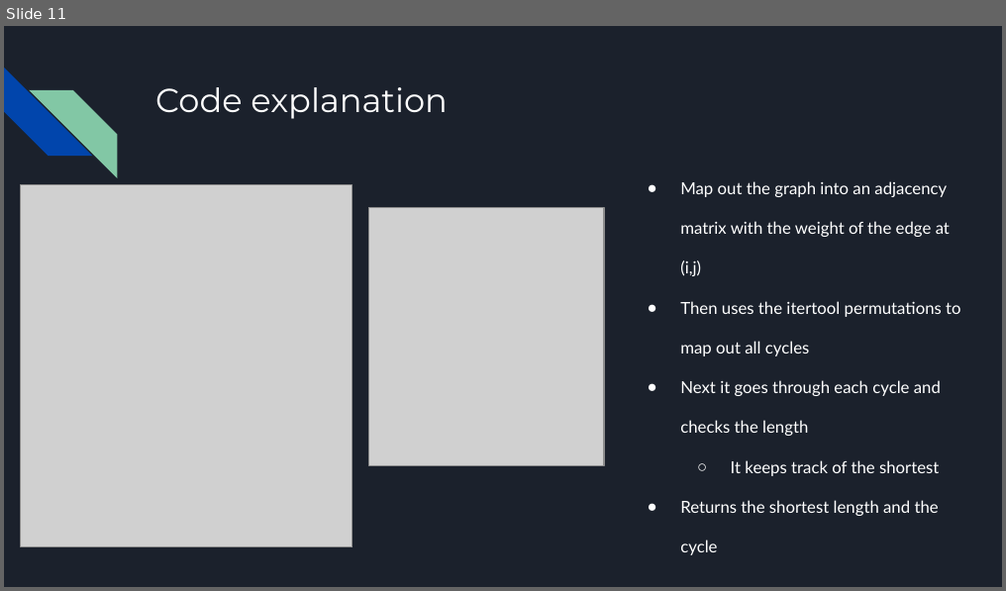
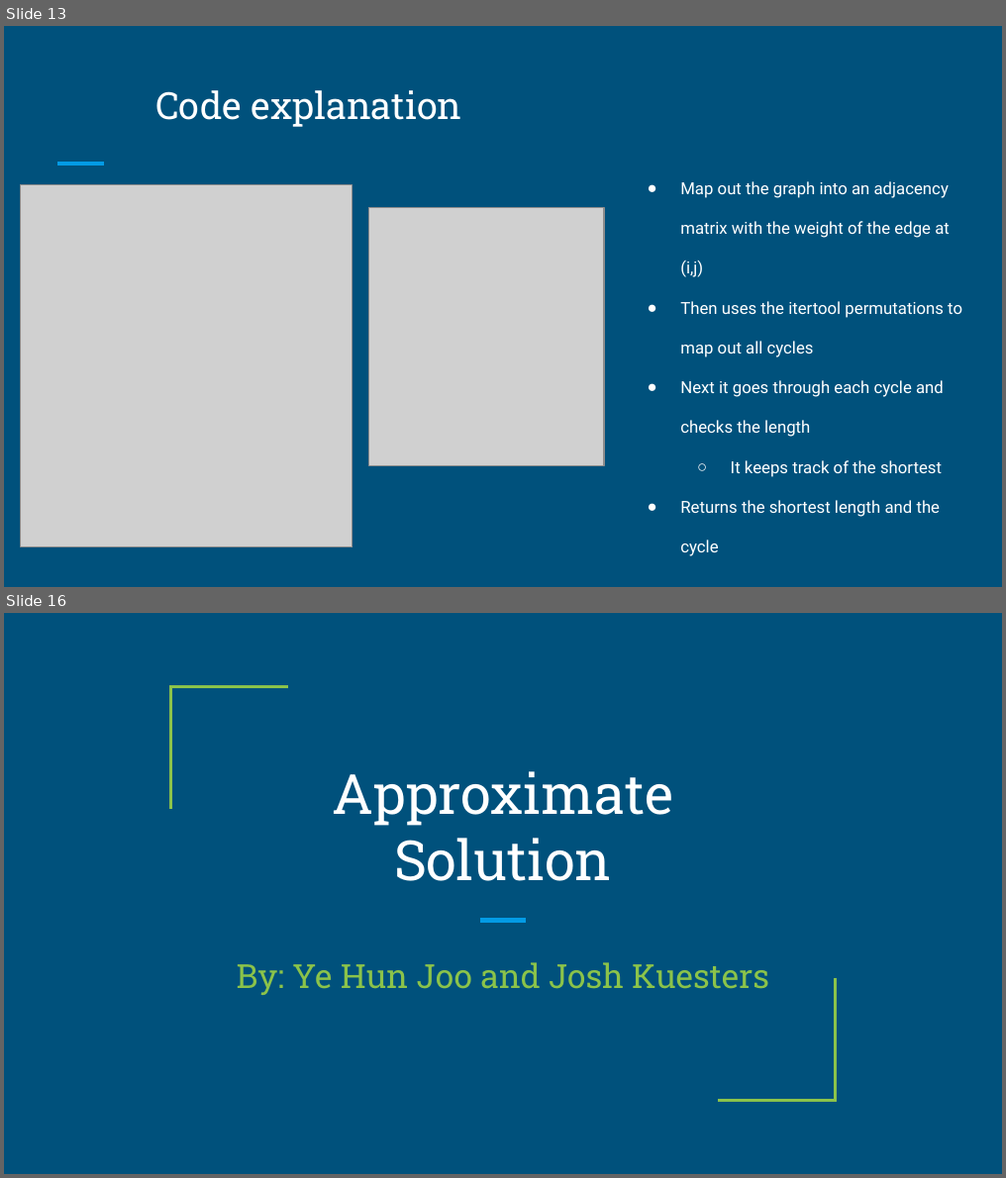
Before and after one commit to yehunj/np-project, a slide deck: presentations/Problem Presentation.pptx. Shown one above the other, each under a label of ours: slide 11 before the commit, slides 13 and 16 after it; the slides between them are not shown. The pictures are 1006x591 and 1006x1178 pixels, drawn with LibreOffice and Linux fonts; fonts in the diff are those of the drawing; grey boxes stand for pictures. Boxes give left, top, right and bottom in pixels: in the first picture for what was removed or moved away, otherwise in the second. Text is boxed around its words. In the diff, an @@ line names an element or a change of style, - is before the commit and + after.

```diff
--- a/presentations/Problem Presentation.pptx
+++ b/presentations/Problem Presentation.pptx
@@ slide 16 added at (4,613,1002,1174), background #00517C @@
@@ freeform shape added at (170,687,288,810), outline #8BC34A 2.25 pt @@
@@ title added at (333,771,673,881), 40 pt, text #FFFFFF @@
+Approximate
+Solution
@@ line added from (480, 920) to (526, 920), #039BE5 3 pt @@
@@ subtitle added at (237,962,769,995), 24 pt, text #8BC34A @@
+By: Ye Hun Joo and Josh Kuesters
@@ freeform shape added at (718,978,836,1101), outline #8BC34A 2.25 pt @@
@@ what was slide 11 is now slide 13 @@
@@ slide 13 changed as well @@
@@ background #1B212C to #00517C @@
@@ diag stripe removed at (4,68,92,156) @@
@@ title "Code explanation" at (155,90,462,127): size 24 to 27 pt, font Montserrat to Roboto Slab; vertical alignment top to bottom @@
@@ diag stripe removed at (29,90,117,177) @@
@@ line added from (57, 164) to (104, 164), #039BE5 3 pt @@
@@ text "Map out the graph into ..." at (680,181,962,557): font Lato to Roboto @@
```
Also in this commit, not shown: 10 other slides changed, 9 other slides added, 2 slides removed, 2 other files.
